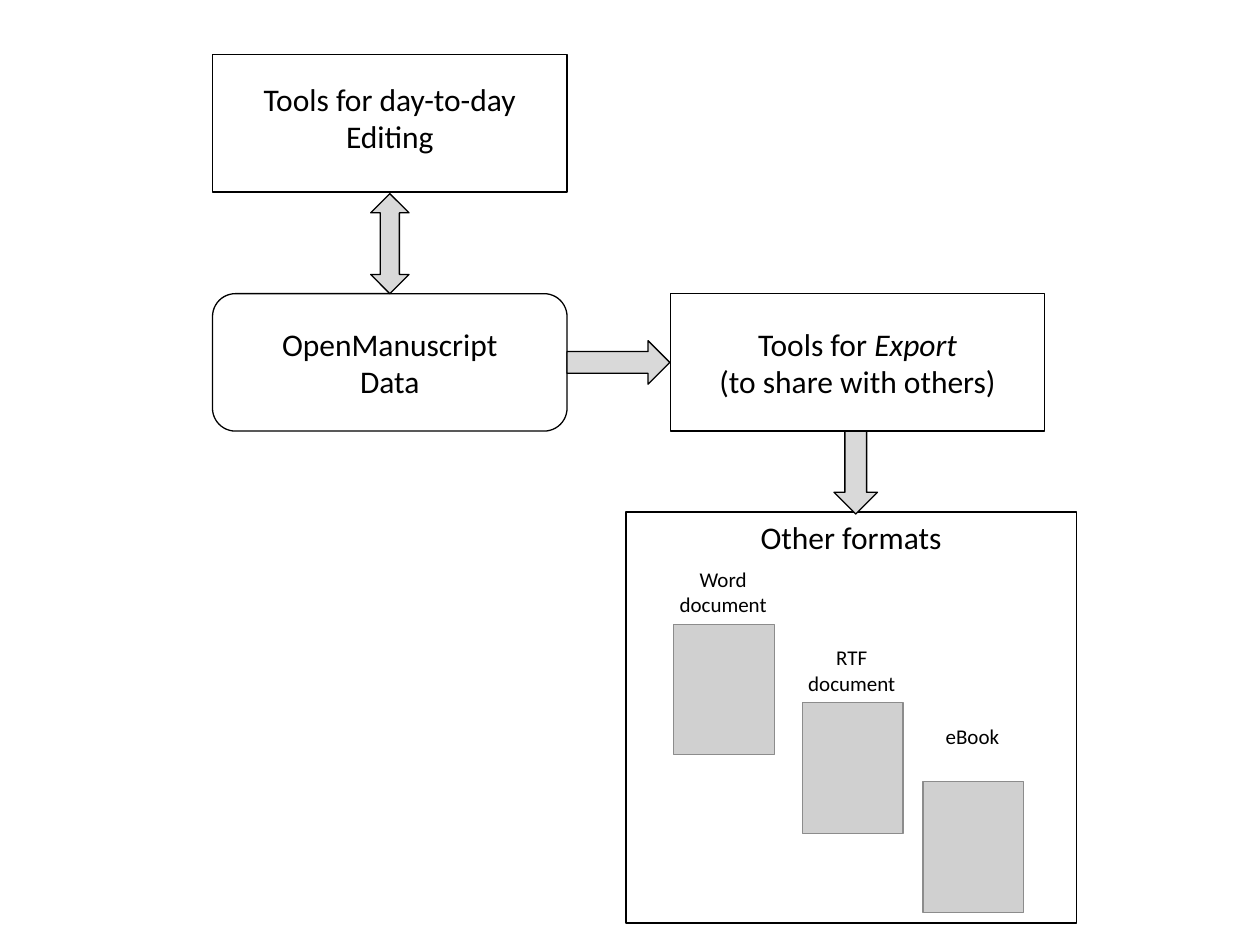
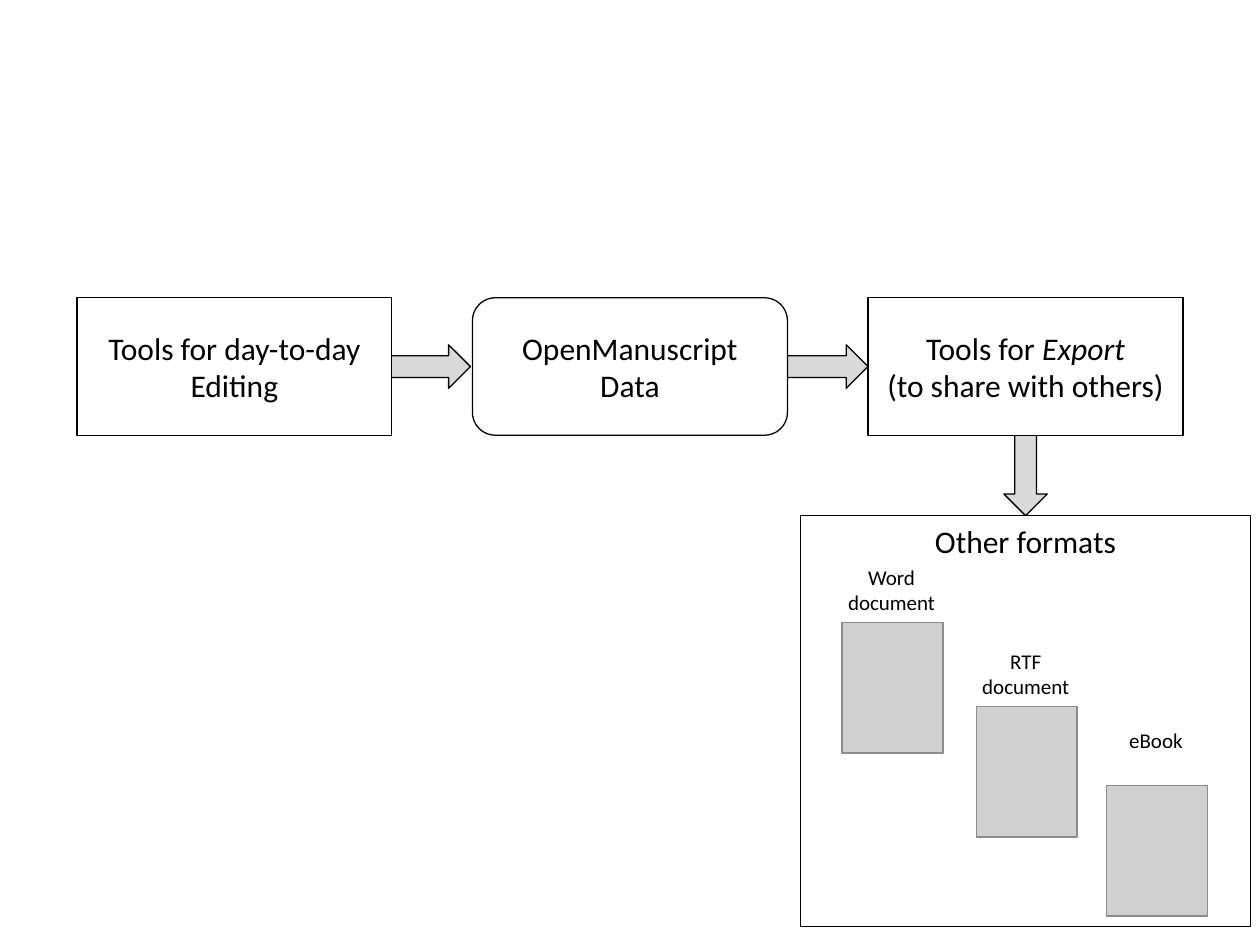
Before and after one commit to openmanuscript/openmanuscript, a slide deck: slide 1 of img/workflow.pptx. Drawn at 1260x945 pixels with LibreOffice and Linux fonts; fonts in the diff are those of the drawing; grey boxes stand for pictures. Boxes give left, top, right and bottom in pixels: in the first picture for what was removed or moved away, otherwise in the second. Text is boxed around its words. In the diff, an @@ line names an element or a change of style, - is before the commit and + after.

```diff
--- a/img/workflow.pptx
+++ b/img/workflow.pptx
@@ rectangle removed at [213,54,567,192] @@
@@ up down arrow removed at [370,194,408,294] @@
@@ rectangle "Tools for day-to-day Editing": place and size @@
-rectangle "Tools for day-to-day Editing" at [264,89,516,154]
+rectangle "Tools for day-to-day Editing" at [77,297,392,435]
@@ rectangle "Tools for day-to-day Editing" at [77,297,392,435]: vertical alignment top to middle; fill none to #FFFFFF; outline none to #000000 0.75 pt @@
@@ rounded rectangle "OpenManuscript": place and size @@
-rounded rectangle "OpenManuscript" at [213,294,567,431]
+rounded rectangle "OpenManuscript" at [472,297,788,435]
@@ rectangle "Tools for Export": place and size @@
-rectangle "Tools for Export" at [670,294,1043,431]
+rectangle "Tools for Export" at [868,297,1183,435]
@@ right arrow added at [368,345,471,389], fill #D9D9D9, outline #000000 0.75 pt @@
@@ right arrow: place and size @@
-right arrow at [567,340,670,384]
+right arrow at [765,345,868,389]
@@ right arrow: place and size @@
-right arrow at [833,411,878,515]
+right arrow at [1004,413,1048,516]
@@ text "Word": place and size @@
-text "Word" at [680,572,767,612]
+text "Word" at [848,570,935,610]
@@ picture: place and size @@
-picture at [674,624,775,755]
+picture at [842,622,942,753]
@@ 1 picture, 1 rectangle, 1 text: place and size @@
-1 picture, 1 rectangle, 1 text at [626,512,1077,922]
+1 picture, 1 rectangle, 1 text at [800,515,1251,926]
@@ text "eBook": place and size @@
-text "eBook" at [946,729,999,744]
+text "eBook" at [1129,733,1182,748]
@@ picture: place and size @@
-picture at [924,781,1024,912]
+picture at [1106,785,1207,916]
```
Also in this commit, not shown: 1 other file.
